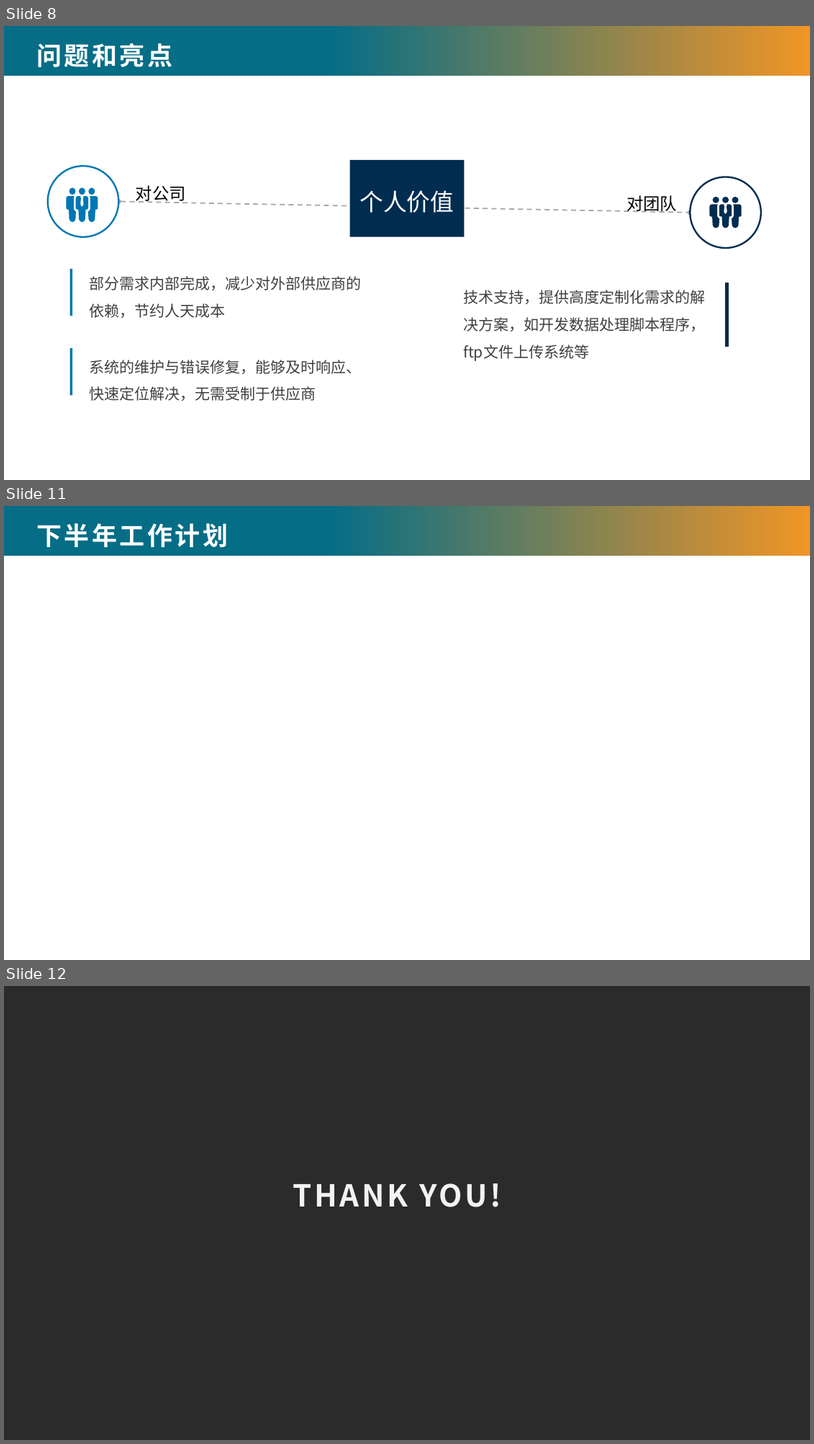
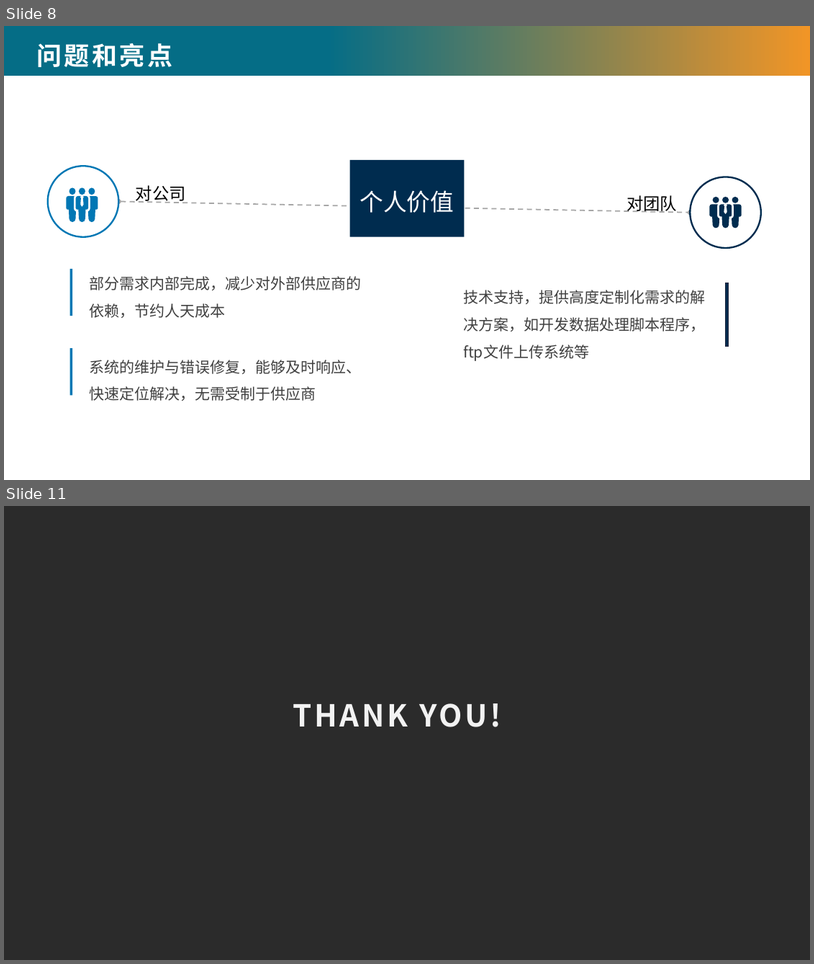
Before and after one commit to chenzz1228/MDG, a slide deck: 年中述职材料模板-职员.pptx. Shown one above the other, each under a label of ours: slides 8, 11 and 12 before the commit, slides 8 and 11 after it; the slides between them are not shown. The pictures are 814x1444 and 814x964 pixels, drawn with LibreOffice and Linux fonts; fonts in the diff are those of the drawing; background and template pictures are left out; a plain dark background stands for a picture behind light text. Boxes give left, top, right and bottom in pixels: in the first picture for what was removed or moved away, otherwise in the second. Text is boxed around its words. In the diff, an @@ line names an element or a change of style, - is before the commit and + after.

```diff
--- a/年中述职材料模板-职员.pptx
+++ b/年中述职材料模板-职员.pptx
@@ slide 11 removed at (4, 506, 810, 960), background #FFFFFF; not listed: 1 template element that a slide beside it also shows @@
@@ title removed at (36, 523, 228, 547) @@
-下半年工作计划
@@ what was slide 12 is now slide 11 @@
```
Also in this commit, not shown: 4 slides changed.
